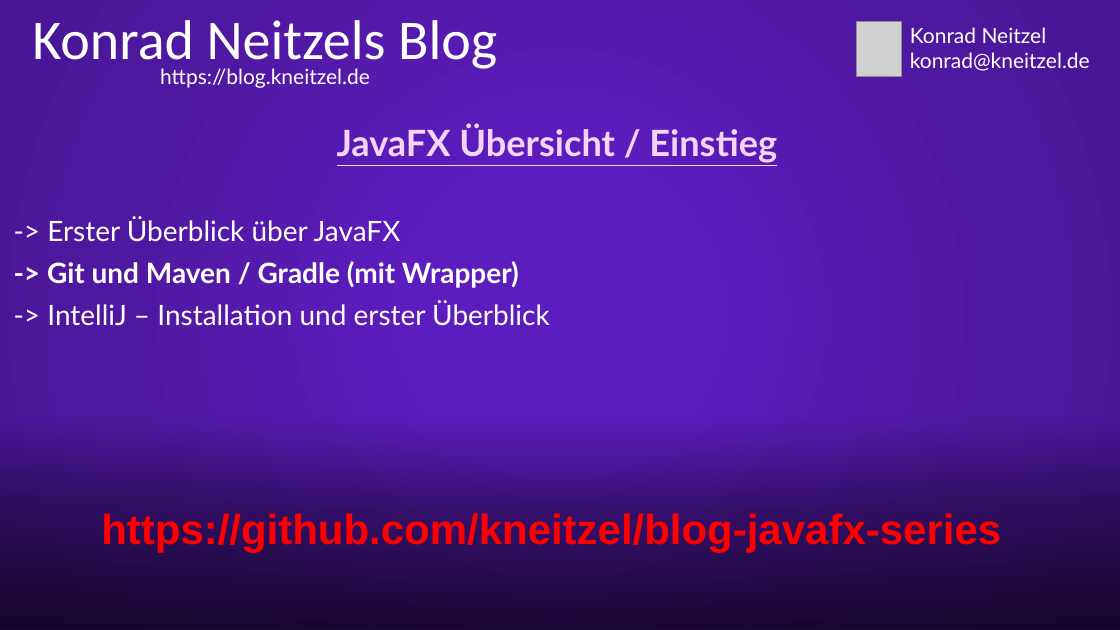
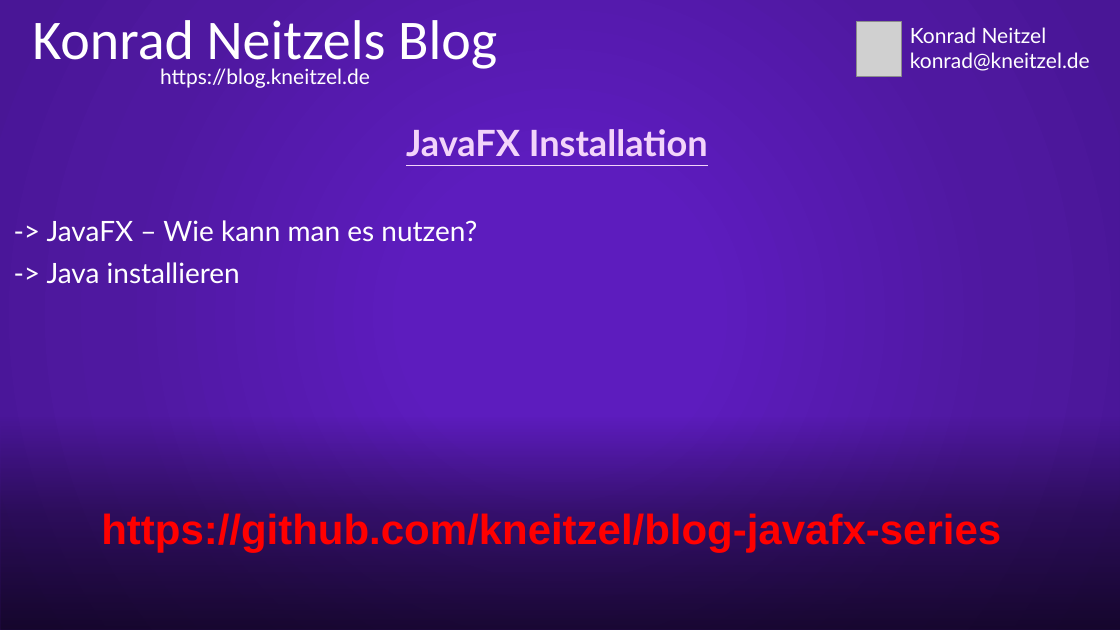
Before and after one commit to kneitzel/blog-javafx-series, a slide deck: slide 2 of Documentation/YouTube/JavaFX 02 Start-Präsentation.pptx. Drawn at 1120x630 pixels with LibreOffice and Linux fonts; fonts in the diff are those of the drawing; grey boxes stand for pictures. Boxes give left, top, right and bottom in pixels: in the first picture for what was removed or moved away, otherwise in the second. Text is boxed around its words. In the diff, an @@ line names an element or a change of style, - is before the commit and + after.

```diff
--- a/Documentation/YouTube/JavaFX 02 Start-Präsentation.pptx
+++ b/Documentation/YouTube/JavaFX 02 Start-Präsentation.pptx
@@ subtitle at (47,129,708,284): text changed @@
-JavaFX Übersicht / Einstieg
--> Erster Überblick über JavaFX
--> Git und Maven / Gradle (mit Wrapper)
--> IntelliJ – Installation und erster Überblick
+JavaFX Installation
+-> JavaFX – Wie kann man es nutzen?
+-> Java installieren
```
Also in this commit, not shown: 1 other slide changed, 2 other files.
